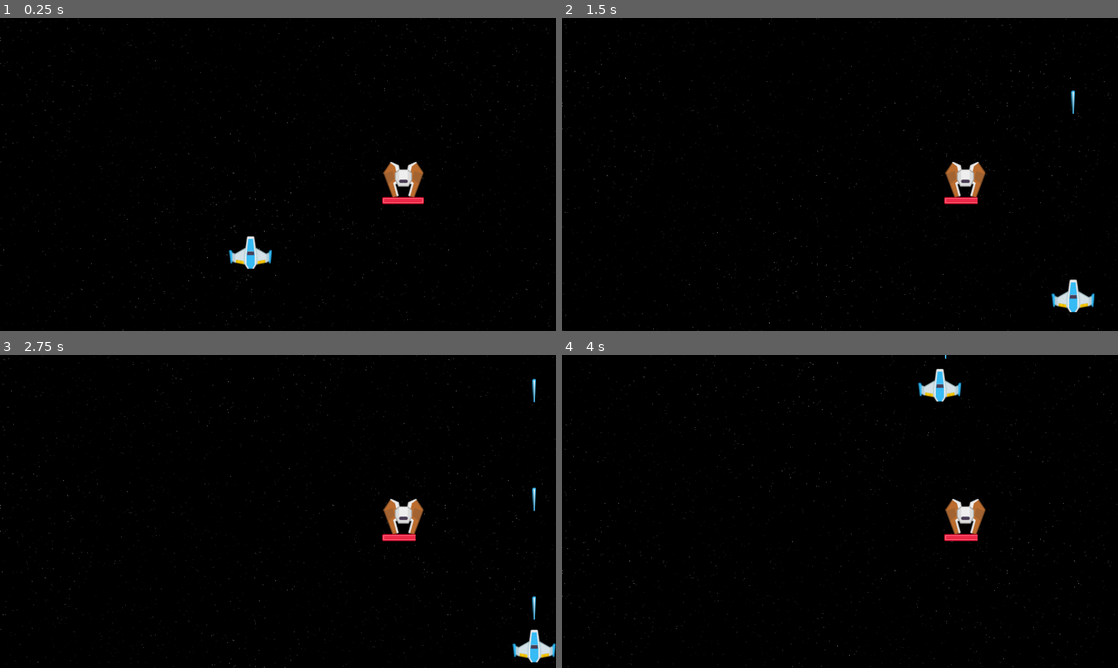
Above: before the commit, frames 1-4 (two rows, left to right).
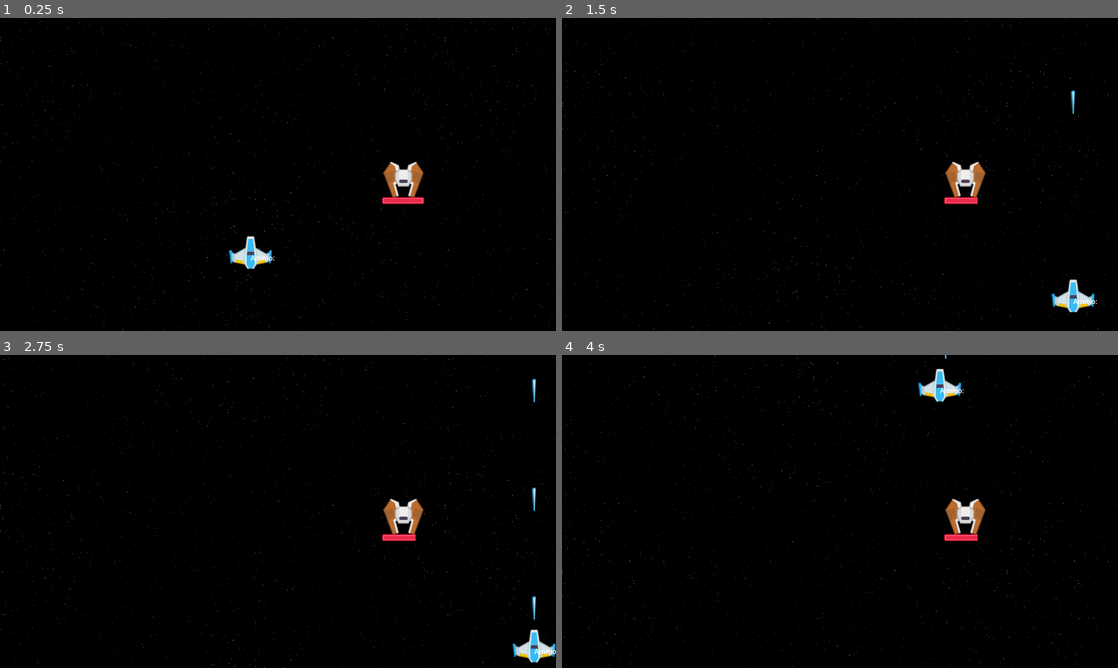
Above: after the commit, the same moments.

Repository: DavideZenobi/space-shooter
Game: Godot game, scene res://scenes/levels/level_1/level_1.tscn
The game is run twice, just before and just after one commit, with the same random seed, the same clock (stepped at 60 frames per second) and the same inputs.
Inputs:
- Up to frame 1 (0.25 s): no input
- Up to frame 2 (1.5 s): hold D (move_right) 0.53-1.28 s; hold Space (shoot) 0.53-1.28 s; hold S (move_down) from 1.28 s (still down); tap Space (shoot) at 1.35 s
- Up to frame 3 (2.75 s): release S (move_down) at 2.03 s; hold D (move_right) from 2.03 s (still down); hold Space (shoot) from 2.03 s (still down)
- Up to frame 4 (4 s): release D (move_right) at 2.78 s; release Space (shoot) at 2.78 s; hold W (move_up) 2.78-3.53 s; tap Space (shoot) at 2.85 s; hold A (move_left) from 3.53 s (still down); hold Space (shoot) from 3.53 s (still down)

The runs differ from the first frame. In frame 1, less than 0.1% of the frame differs, in the area x 45-50%, y 75-78%; in frame 2, less than 0.1%; in frame 3, less than 0.1%; in frame 4, less than 0.1%.

Commit message:
automatic reloading logic code implementation

Diff:
--- a/scenes/player/player.gd
+++ b/scenes/player/player.gd
@@ -14,6 +14,8 @@
 
 @onready var audio_shoot: AudioStreamPlayer2D = $AudioShoot;
 @onready var health_component: HealthComponent = $HealthComponent;
+@onready var reload_cooldown: Timer = $ReloadCooldown;
+@onready var reload: Timer = $Reload;
 
 func _ready():
 	SceneManager.player = self;
@@ -38,11 +40,12 @@
 	position.y = clamp(position.y, 0 + 50, screen_size.y - 50);
 
 	if Input.is_action_pressed("shoot") and time_since_last_shoot <= 0:
+		reload_cooldown.stop();
 		SceneManager.spawn_player_bullet(current_bullet, $BulletSpawnMark.global_transform.origin);
 		audio_shoot.play();
 		time_since_last_shoot = fire_rate;
 		current_ammo -= 1;
-		print(current_ammo)
+		reload_cooldown.start();
 
 	if time_since_last_shoot > 0:
 		time_since_last_shoot = clamp(time_since_last_shoot - delta, 0, fire_rate);
@@ -60,6 +63,10 @@
 
 	direction = direction.normalized();
 
-func refill_ammo():
+func _start_reloading():
+	reload.start();
 
-	pass;
+func _reload_ammo():
+	current_ammo += 1;
+	if current_ammo == max_ammo:
+		reload.stop();
--- a/scenes/player/player.tscn
+++ b/scenes/player/player.tscn
@@ -47,5 +47,19 @@
 
 [node name="HealthComponent" parent="." instance=ExtResource("5_vqb5c")]
 
+[node name="ReloadCooldown" type="Timer" parent="."]
+wait_time = 2.0
+one_shot = true
+
+[node name="Reload" type="Timer" parent="."]
+wait_time = 0.1
+
+[node name="Label" type="Label" parent="."]
+offset_right = 40.0
+offset_bottom = 23.0
+text = "Ammo: "
+
 [connection signal="timeout" from="Sprite2D/BlinkInterval" to="Sprite2D" method="_alternate_blink_effect"]
 [connection signal="timeout" from="Sprite2D/BlinkDuration" to="Sprite2D" method="_stop_blink_effect"]
+[connection signal="timeout" from="ReloadCooldown" to="." method="_start_reloading"]
+[connection signal="timeout" from="Reload" to="." method="_reload_ammo"]
